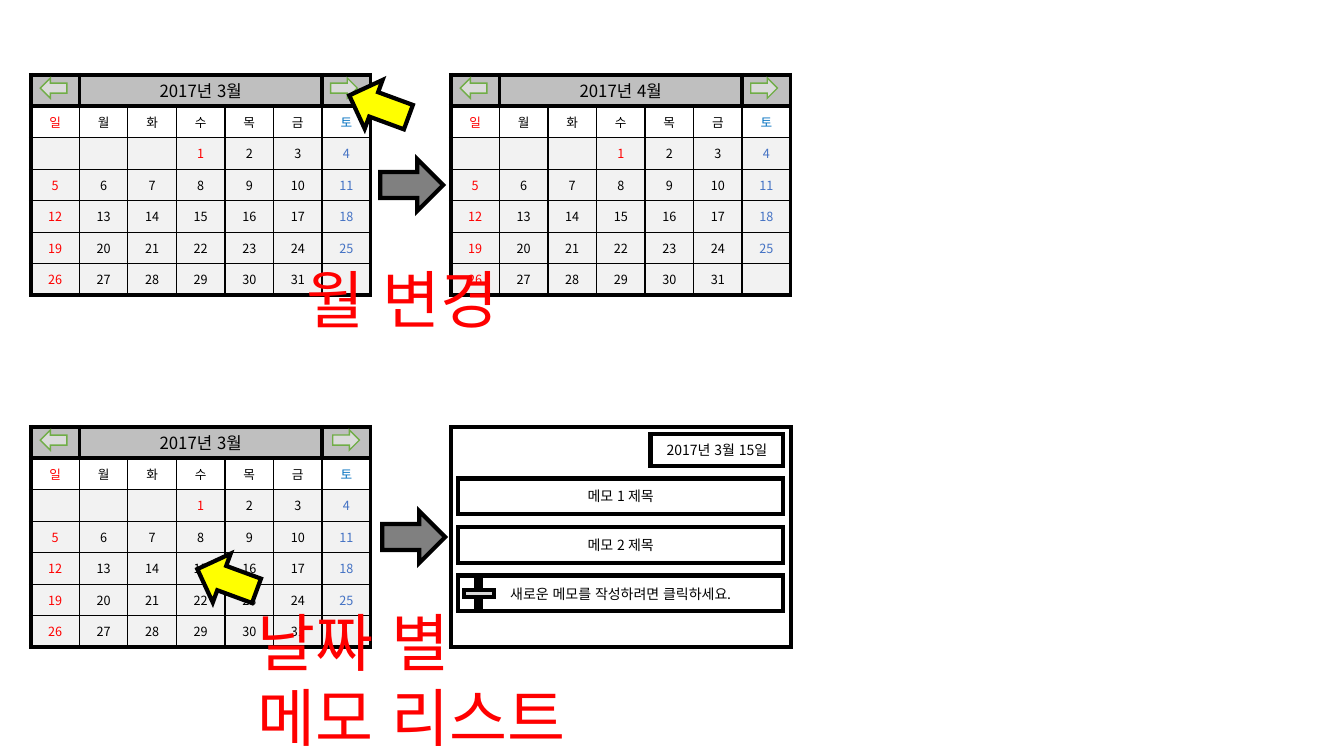
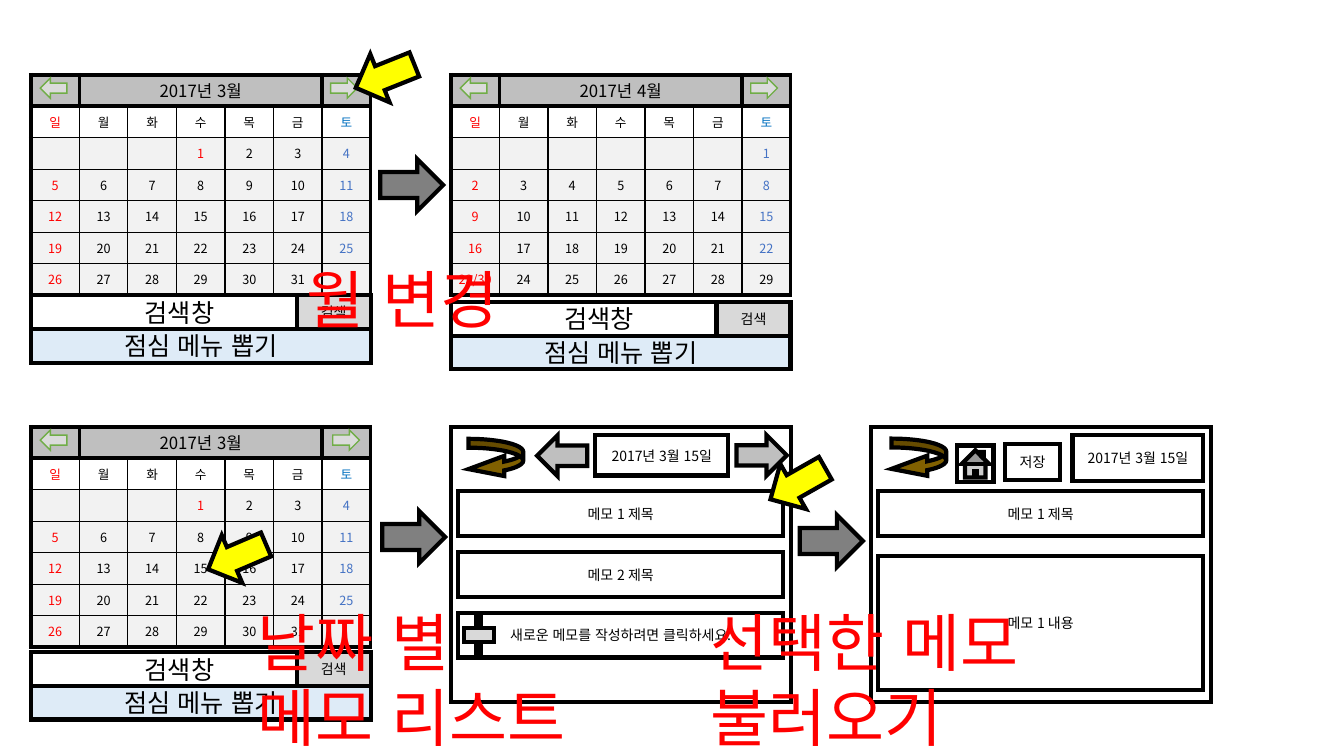
Before and after one commit to gusalsdmlwlq/JeonHyunMin, a slide deck: slide 1 of project#1/기획서.pptx (slide 2 before the commit). Drawn at 1344x756 pixels with LibreOffice and Linux fonts; fonts in the diff are those of the drawing. Boxes give left, top, right and bottom in pixels: in the first picture for what was removed or moved away, otherwise in the second. Text is boxed around its words. In the diff, an @@ line names an element or a change of style, - is before the commit and + after.

Commit message:
2017_03_21

```diff
--- a/project#1/기획서.pptx
+++ b/project#1/기획서.pptx
@@ right arrow at (346,40,425,113): rotation 200 to 158 degrees @@
@@ table at (451,75,789,295) @@
-row 3:  |  |  | 1 | 2 | 3 | 4
+row 3:  |  |  |  |  |  | 1
-row 4: 5 | 6 | 7 | 8 | 9 | 10 | 11
+row 4: 2 | 3 | 4 | 5 | 6 | 7 | 8
-row 5: 12 | 13 | 14 | 15 | 16 | 17 | 18
+row 5: 9 | 10 | 11 | 12 | 13 | 14 | 15
-row 6: 19 | 20 | 21 | 22 | 23 | 24 | 25
+row 6: 16 | 17 | 18 | 19 | 20 | 21 | 22
-row 7: 26 | 27 | 28 | 29 | 30 | 31 | 
+row 7: 23/30 | 24 | 25 | 26 | 27 | 28 | 29
@@ rectangle added at (31,295,329,330), fill #FFFFFF, outline #000000 3 pt, 18 pt, text #000000 @@
+검색창
@@ rectangle added at (296,295,371,330), fill #D9D9D9, outline #000000 3 pt, 10 pt, text #000000 @@
+검색
@@ rectangle added at (31,329,371,363), fill #DEEBF7, outline #000000 3 pt, 18 pt, text #000000 @@
+점심 메뉴 뽑기
@@ rectangle added at (451,301,748,336), fill #FFFFFF, outline #000000 3 pt, 18 pt, text #000000 @@
+검색창
@@ rectangle added at (717,301,791,336), fill #D9D9D9, outline #000000 3 pt, 10 pt, text #000000 @@
+검색
@@ rectangle added at (451,335,790,369), fill #DEEBF7, outline #000000 3 pt, 18 pt, text #000000 @@
+점심 메뉴 뽑기
@@ rectangle: place and size @@
-rectangle at (451,426,790,647)
+rectangle at (451,426,790,702)
@@ curved left arrow added at (469,439,523,479), fill #806000, outline #000000 3 pt @@
@@ right arrow added at (537,436,588,476), fill #BFBFBF, outline #000000 3 pt @@
@@ rectangle "2017년 3월 15일": place and size @@
-rectangle "2017년 3월 15일" at (650,434,783,466)
+rectangle "2017년 3월 15일" at (596,436,729,476)
@@ right arrow added at (737,436,787,476), fill #BFBFBF, outline #000000 3 pt @@
@@ right arrow added at (757,445,839,522), fill #FFFF00, outline #000000 3 pt @@
@@ curved left arrow added at (891,439,946,479), fill #806000, outline #000000 3 pt @@
@@ action button home added at (958,446,994,482), fill #FFFFFF, outline #000000 3 pt @@
@@ rectangle added at (1005,444,1060,480), fill #FFFFFF, outline #000000 3 pt, 10 pt, text #000000 @@
+저장
@@ rectangle "메모 1 제목": place and size @@
-rectangle "메모 1 제목" at (458,479,783,515)
+rectangle "메모 1 제목" at (458,491,783,535)
@@ right arrow at (198,521,277,594): rotation 200 to 156 degrees @@
@@ right arrow added at (801,515,864,568), fill #808080, outline #000000 3 pt @@
@@ rectangle "메모 2 제목": place and size @@
-rectangle "메모 2 제목" at (458,527,783,564)
+rectangle "메모 2 제목" at (458,553,783,597)
@@ group added at (871,426,1211,702): 4 rectangles @@
+메모 1 제목
+2017년 3월 15일
+메모 1 내용
@@ rectangle "새로운 메모를 작성하려면 클릭하세요.": place and size @@
-rectangle "새로운 메모를 작성하려면 클릭하세요." at (458,576,783,612)
+rectangle "새로운 메모를 작성하려면 클릭하세요." at (458,613,783,657)
@@ plus: place and size @@
-plus at (464,578,493,609)
+plus at (464,616,493,655)
@@ text added at (711,602,1018,746), 45 pt, text #FF0000 @@
+선택한 메모 불러오기
@@ rectangle added at (31,652,329,687), fill #FFFFFF, outline #000000 3 pt, 18 pt, text #000000 @@
+검색창
@@ rectangle added at (296,652,371,687), fill #D9D9D9, outline #000000 3 pt, 10 pt, text #000000 @@
+검색
@@ rectangle added at (31,686,371,720), fill #DEEBF7, outline #000000 3 pt, 18 pt, text #000000 @@
+점심 메뉴 뽑기
```
Also in this commit, not shown: 2 other slides changed, 5 slides added.
